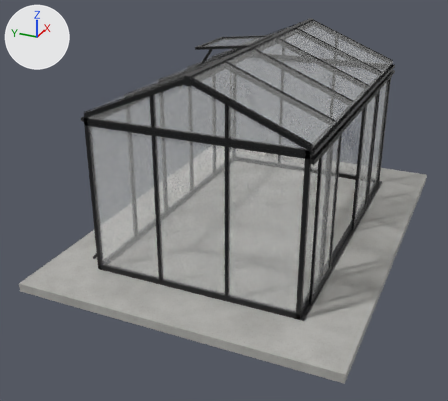
An edit to the glTF model models/scandiglas/sg-rect-7-9-12-7.glb, drawn before and after from the same camera.
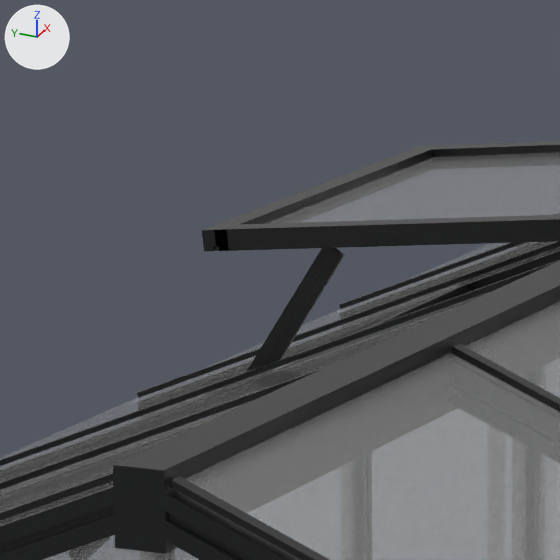
Old and new are each drawn whole from a camera (50 mm lens) standing at (-6.96, -0.81, 3.66) and looking at (-0.48, 2.11, 0.42) and again close up on the part from 38% to 53% of the width and 5% to 22% of the height. The axes (+X, +Y, +Z) are drawn at upper left. The lights are the same throughout. The older version's two pictures come first. Vertices at exactly the same position are counted once.

The first close-up shows 'scandiglas-rect-7-9-12-7'.
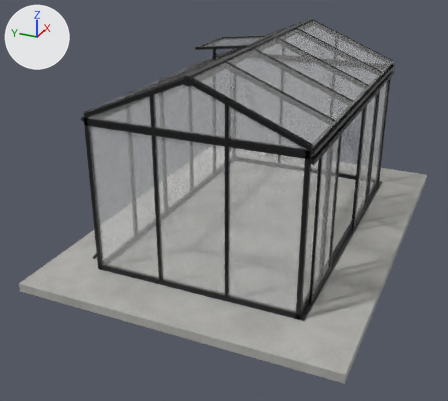
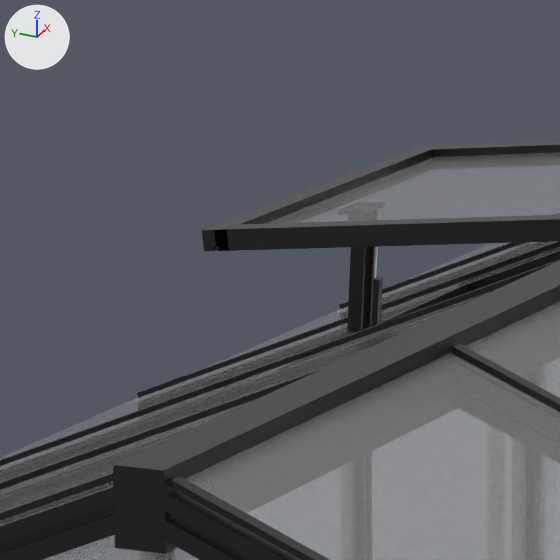
Changed parts and their boxes (x1, y1, x2, y2) in the close-ups (560 x 560 px; the box of a moved part takes in the faces that stretch with it):
part 1 of me_scandiglas, moved or reshaped: before (264, 248, 344, 371); after (347, 247, 366, 334)
part 2 of me_scandiglas, moved or reshaped: before (247, 248, 335, 376); after (362, 247, 375, 330)
part 3 of me_scandiglas, added: after (371, 247, 383, 327)

The edits, one by one:
me_scandiglas is used by ob_scandiglas_rect_7_9_12_7; location (0.0, 0.0, 0.0).
me_scandiglas had 5282 vertices, 10026 faces and spanned x -2.56..2.56, y 0.0..3.64, z -0.1..2.35.
me_scandiglas now has 5337 vertices, 10118 faces and spans x -2.56..2.56, y 0.0..3.64, z -0.1..2.35.
me_scandiglas part 1: the loose piece of 24 vertices spanning x -0.36..-0.35, y 2.31..2.5, z 1.99..2.26 is turned -30 degrees about the x axis through its middle and scaled by 0.786, then moved by (0.34, 0.05, -0.03).
me_scandiglas part 2: the loose piece of 24 vertices spanning x -0.36..-0.35, y 2.33..2.5, z 2.02..2.27 is turned -30.2 degrees about the x axis through its middle and scaled by 0.875, then moved by (0.37, 0.04, -0.05).
me_scandiglas part 3: a new loose piece of 131 vertices spanning x 0.03..0.05, y 2.44..2.48, z 2.0..2.22.
Other edits to the shape of me_scandiglas do not show in these pictures.
